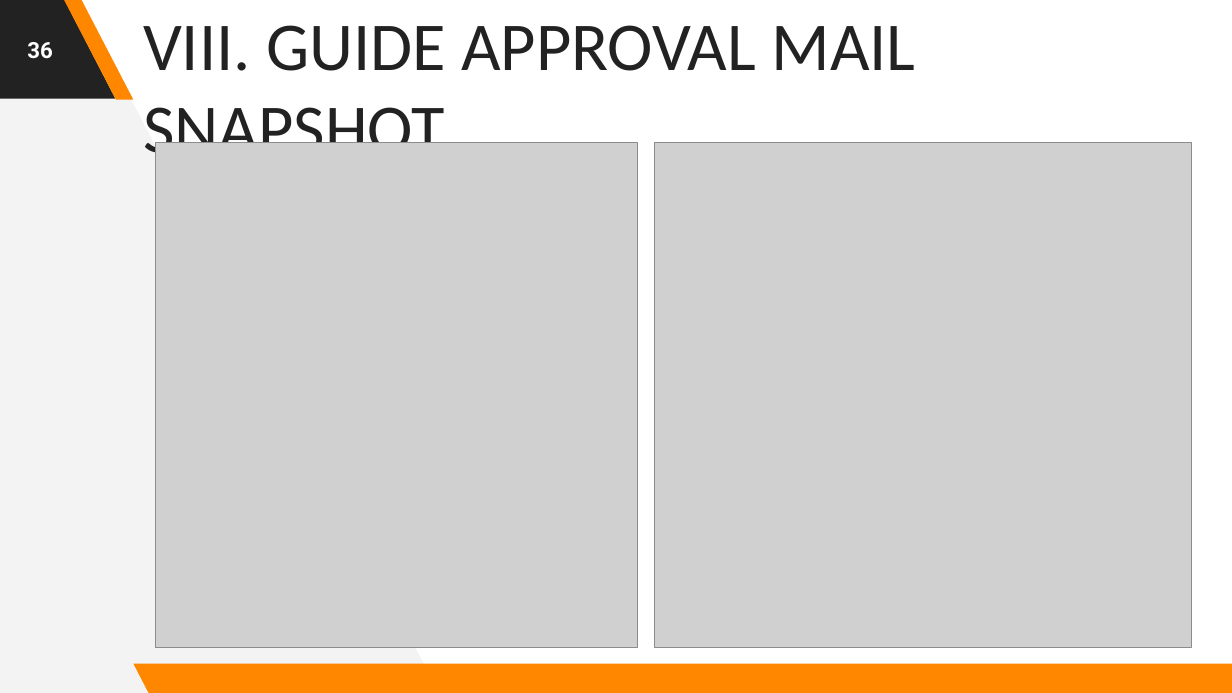
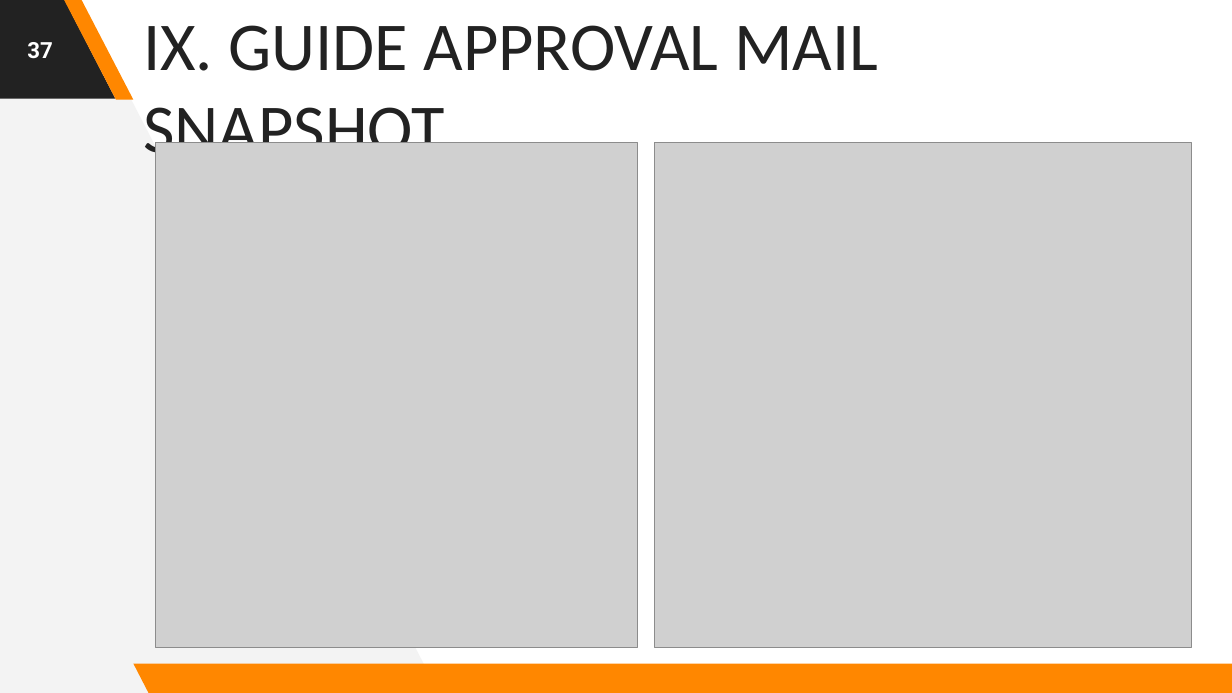
Before and after one commit to astrodestroyergithub/Divvy-Bike-Share, a slide deck: slide 37 of PPTS/19BCE1156_Tamojit_Roy_Capstone_Project_B.Tech_CSE_2019-23_Review-1.pptx (slide 36 before the commit). Drawn at 1232x693 pixels with LibreOffice and Linux fonts; fonts in the diff are those of the drawing; grey boxes stand for pictures. Boxes give left, top, right and bottom in pixels: in the first picture for what was removed or moved away, otherwise in the second. Text is boxed around its words. In the diff, an @@ line names an element or a change of style, - is before the commit and + after.

```diff
--- a/PPTS/19BCE1156_Tamojit_Roy_Capstone_Project_B.Tech_CSE_2019-23_Review-1.pptx
+++ b/PPTS/19BCE1156_Tamojit_Roy_Capstone_Project_B.Tech_CSE_2019-23_Review-1.pptx
@@ title at (143,25,878,169): text changed @@
-VIII. GUIDE APPROVAL MAIL SNAPSHOT
+IX. GUIDE APPROVAL MAIL SNAPSHOT
@@ page number at (27,42,52,59): text changed @@
-36
+37
```
Also in this commit, not shown: 5 other slides changed, 1 slide added, 1 slide removed, 1 other file.
